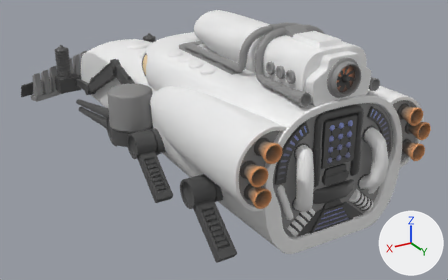
Before and after pictures for a commit that changed the OBJ model 585Game/assets/models/truck1/truck1.obj.
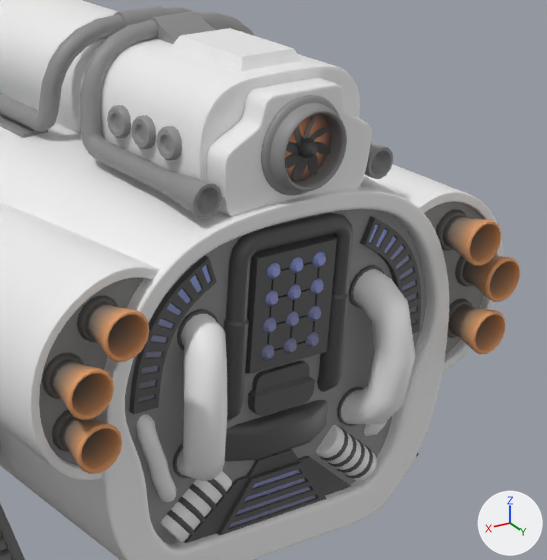
Each version is shown whole from a 50 mm camera at (2.94, 4.04, 2.64) aimed at (-0.3, -1.37, -0.06), then close up on the part from 50% to 99% of the width and 7% to 87% of the height. The axes (+X, +Y, +Z) are drawn at lower right. The lights are the same throughout. Where no turn or scale is listed for an object, it has been applied to the vertices.

Before the edit, the objects in view are built like this:
```python
me_truck1 = bpy.data.meshes.new('truck1')
me_truck1.from_pydata(...)  # 24571 vertices, 23341 faces; spans x -1.2..1.2, y -4.78..0.96, z -0.25..1.55
me_truck1.materials.append(mat_truck1)  # picture img_truck1_diffuse_jpg
ob_truck1 = bpy.data.objects.new('truck1', me_truck1)
ob_truck1.location = (0.0, 0.0, 0.0)
```
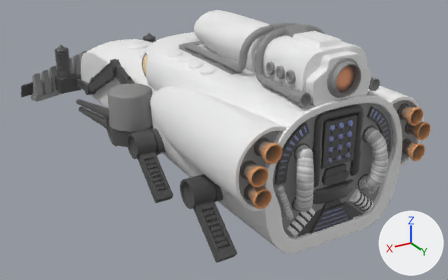
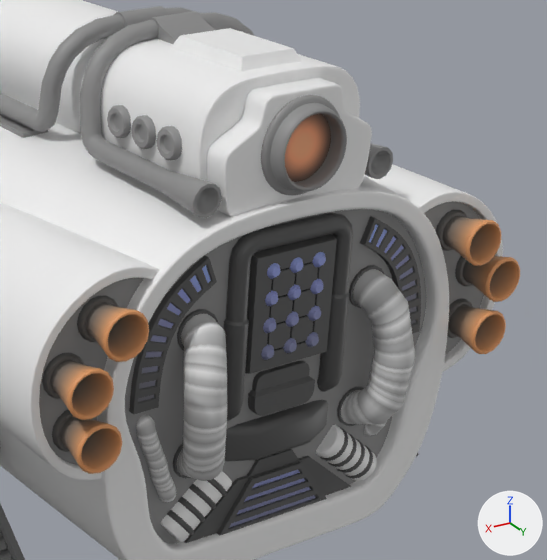
Scene script edits in JSON lines:
```json
{"block": "me_truck1", "where": "# used by ob_truck1; location = (0.0, 0.0, 0.0)"}
{"op": "remove", "block": "me_truck1", "code": "me_truck1.from_pydata(...)  # 24571 vertices, 23341 faces; spans x -1.2..1.2, y -4.78..0.96, z -0.25..1.55"}
{"op": "add", "block": "me_truck1", "code": "me_truck1.from_pydata(...)  # 24059 vertices, 22860 faces; spans x -1.2..1.2, y -4.78..0.96, z -0.25..1.55"}
{"block": "me_truck1", "change": "me_truck1 part 1: 9 loose pieces with 512 vertices, spanning x -0.1..0.1, y 0.81..0.86, z 1.19..1.38, are deleted"}
{"block": "me_truck1", "change": "me_truck1 part 2: 384 kept faces spanning x -0.54..0.54, y 0.75..0.96, z 0.22..0.83 get new texture (UV) coordinates"}
```

Boxes (x1, y1, x2, y2) around the edits, measured in the close-ups (547 x 560 px):
```json
{"part": 1, "of": "me_truck1", "change": "deleted", "before": [285, 114, 331, 181], "on screen": "black"}
{"part": 2, "of": "me_truck1", "change": "surface changed", "before": [136, 269, 416, 502], "after": [136, 269, 416, 502]}
```
